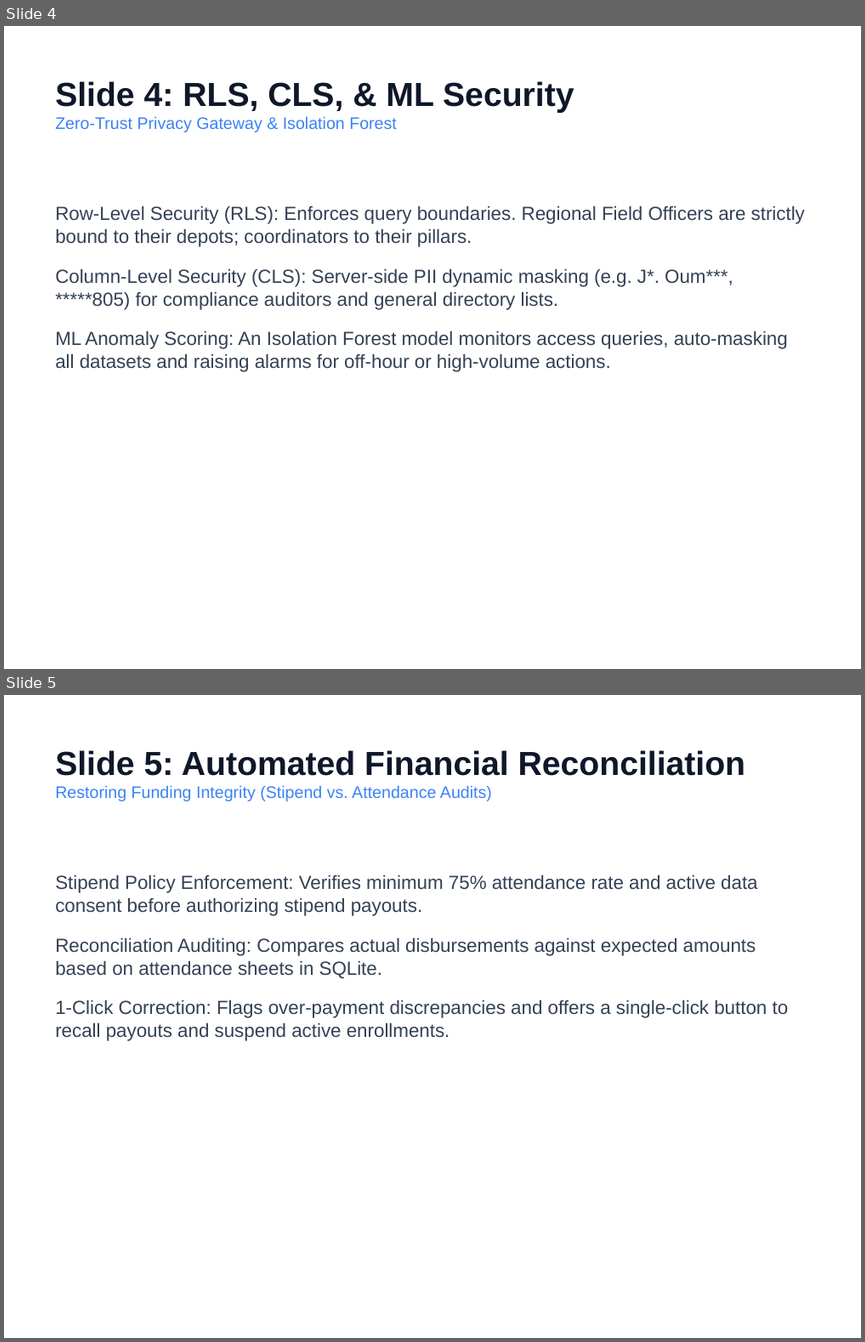
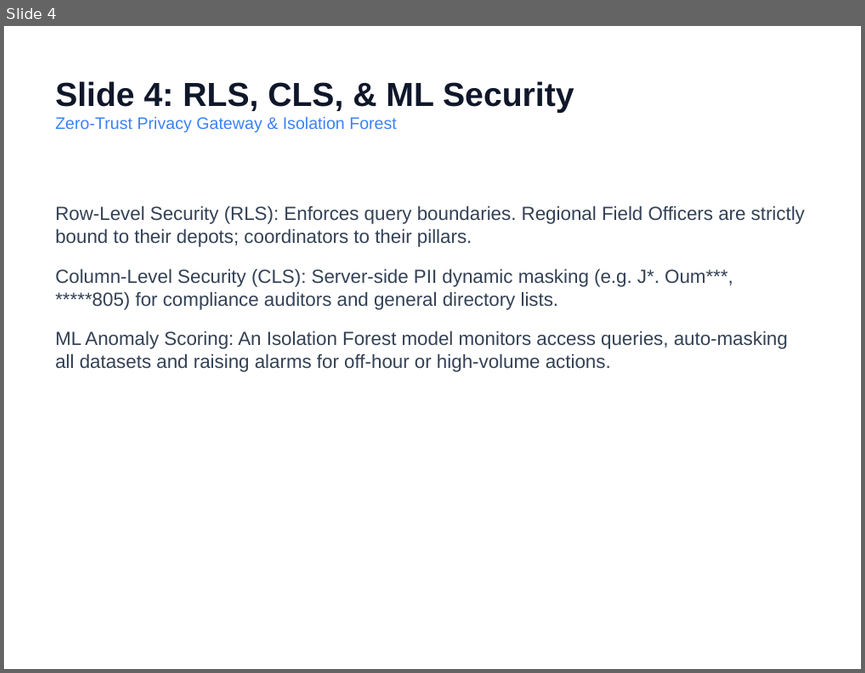
Before and after one commit to Omae24/SynergyHackathonV2, a slide deck: presentation_slides.pptx. Shown one above the other, each under a label of ours: slides 4 and 5 before the commit, slide 4 after it. The pictures are 865x1342 and 865x673 pixels, drawn with LibreOffice and Linux fonts; fonts in the diff are those of the drawing. Boxes give left, top, right and bottom in pixels: in the first picture for what was removed or moved away, otherwise in the second. Text is boxed around its words. In the diff, an @@ line names an element or a change of style, - is before the commit and + after.

Commit message:
Refocus portal, DB, slides, and memos entirely on data privacy and KDPA compliance, removing financial audits

```diff
--- a/presentation_slides.pptx
+++ b/presentation_slides.pptx
@@ slide 5 removed at bbox=[4, 695, 861, 1338], background #FFFFFF @@
@@ text removed at bbox=[55, 750, 745, 801] @@
-Slide 5: Automated Financial Reconciliation
-Restoring Funding Integrity (Stipend vs. Attendance Audits)
@@ text removed at bbox=[55, 874, 789, 1041] @@
-Stipend Policy Enforcement: Verifies minimum 75% attendance rate and active data consent before authorizing stipend payouts.
-Reconciliation Auditing: Compares actual disbursements against expected amounts based on attendance sheets in SQLite.
-1-Click Correction: Flags over-payment discrepancies and offers a single-click button to recall payouts and suspend active enrollments.
```
Also in this commit, not shown: 3 slides changed, 1 slide added, 10 other files.
